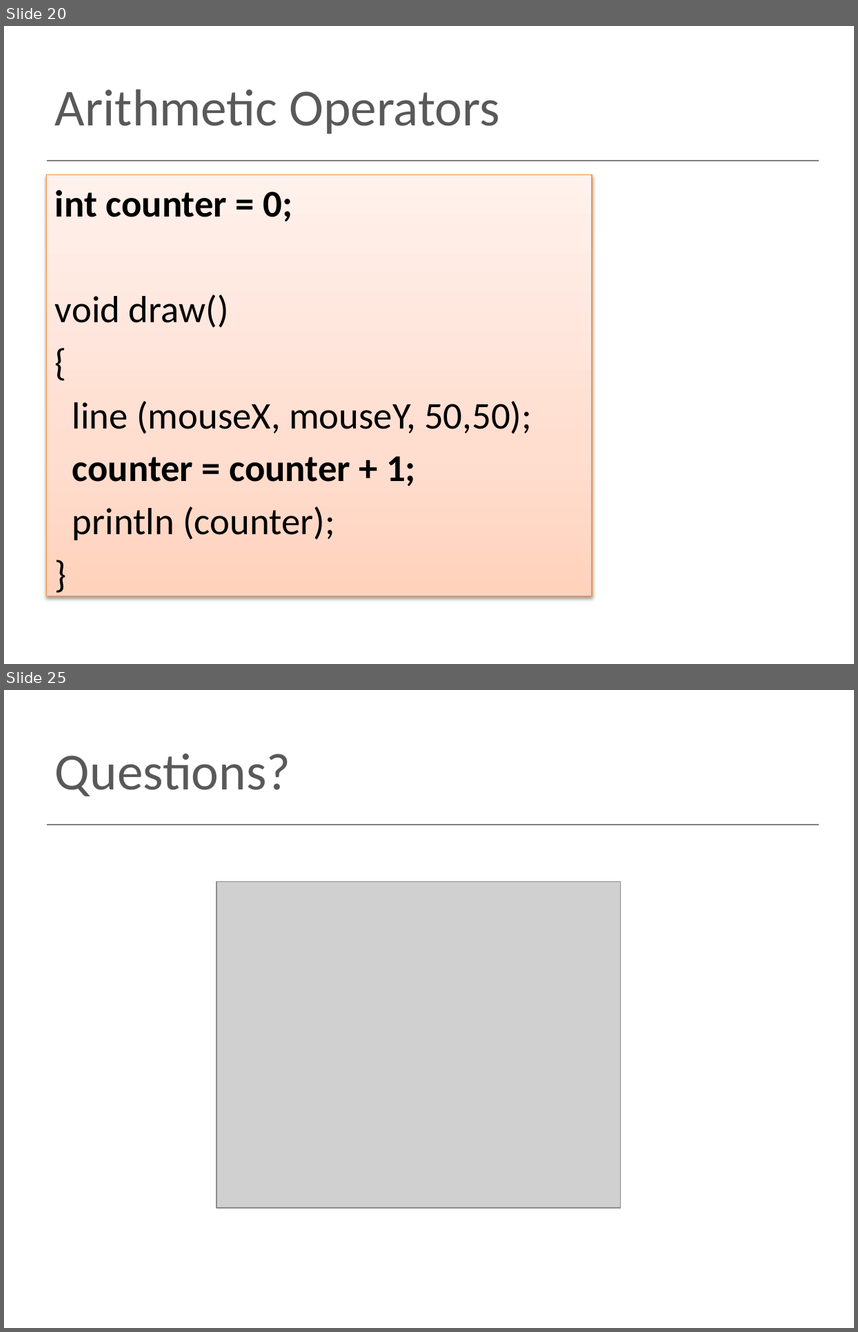
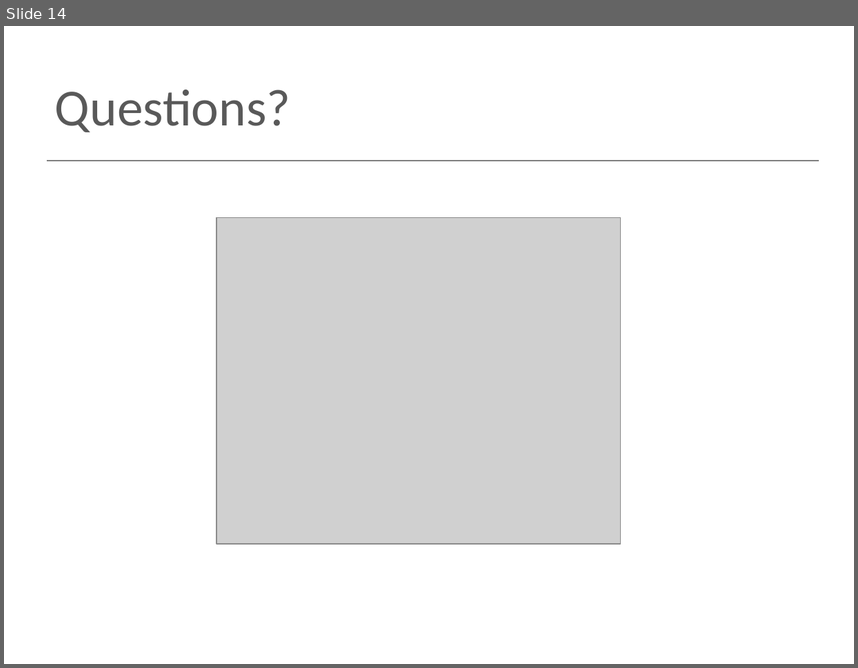
Before and after one commit to sdrohan/processing-for-ty, a slide deck: topic05/talk-1/a-processing-mouse-events.pptx. Shown one above the other, each under a label of ours: slides 20 and 25 before the commit, slide 14 after it; the slides between them are not shown. The pictures are 858x1332 and 858x668 pixels, drawn with LibreOffice and Linux fonts; fonts in the diff are those of the drawing; grey boxes stand for pictures. Boxes give left, top, right and bottom in pixels: in the first picture for what was removed or moved away, otherwise in the second. Text is boxed around its words. In the diff, an @@ line names an element or a change of style, - is before the commit and + after.

```diff
--- a/topic05/talk-1/a-processing-mouse-events.pptx
+++ b/topic05/talk-1/a-processing-mouse-events.pptx
@@ slide 20 removed at (x1=4, y1=26, x2=854, y2=664), background #FFFFFF; not listed: 1 template element that a slide beside it also shows @@
@@ title removed at (x1=55, y1=89, x2=500, y2=134) @@
-Arithmetic Operators
@@ text removed at (x1=47, y1=175, x2=593, y2=595) @@
-int counter = 0;
-void draw()
-{
-line (mouseX, mouseY, 50,50);
-counter = counter + 1;
-println (counter);
-}
@@ what was slide 25 is now slide 14 @@
```
Also in this commit, not shown: 1 slide changed, 10 other slides removed, 37 other files.
